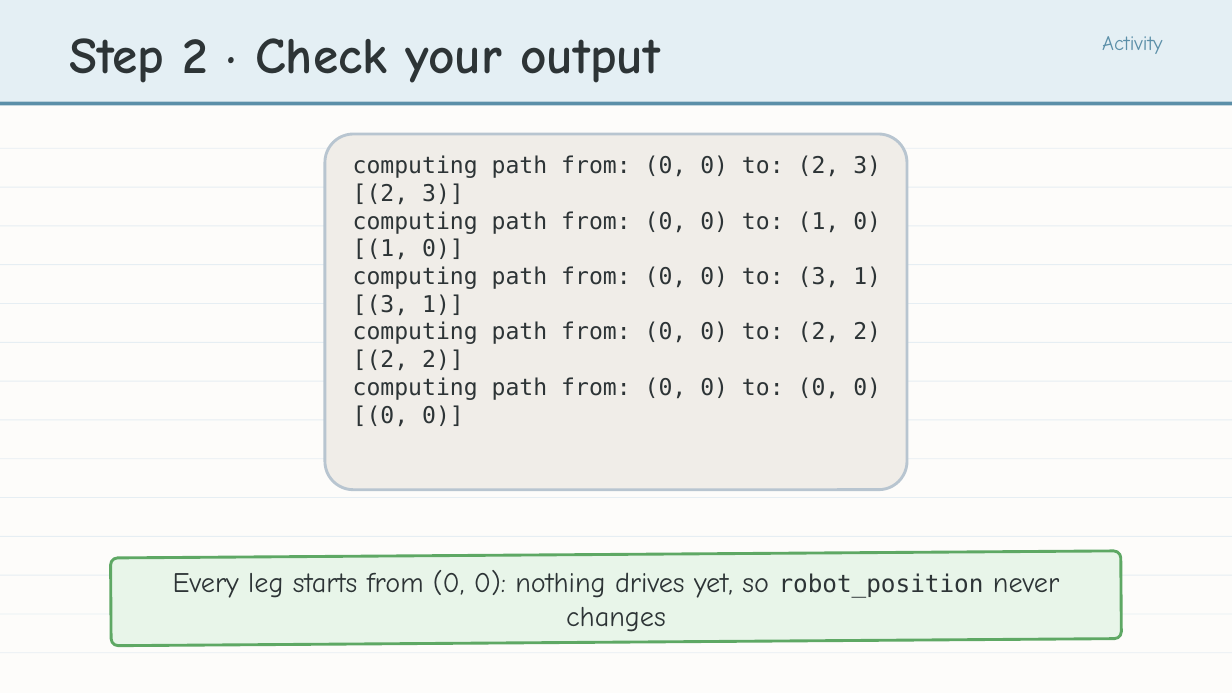
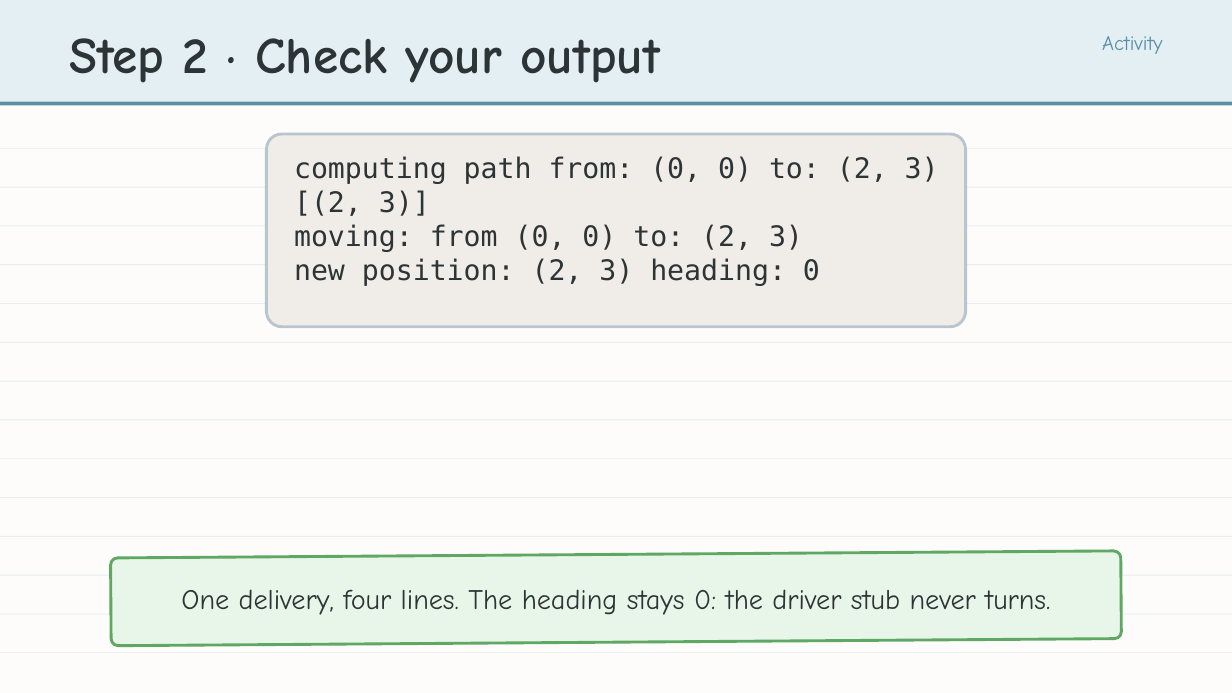
Before and after one commit to bradamiller/LearningPython, a slide deck: slide 14 of static/slides/module-04-manhattan/module-4-lesson-01-the-main-program.pptx. Drawn at 1232x693 pixels with LibreOffice and Linux fonts; fonts in the diff are those of the drawing. Boxes give left, top, right and bottom in pixels: in the first picture for what was removed or moved away, otherwise in the second. Text is boxed around its words. In the diff, an @@ line names an element or a change of style, - is before the commit and + after.

```diff
--- a/static/slides/module-04-manhattan/module-4-lesson-01-the-main-program.pptx
+++ b/static/slides/module-04-manhattan/module-4-lesson-01-the-main-program.pptx
@@ rounded rectangle: place and size @@
-rounded rectangle at <box>325,134,908,490</box>
+rounded rectangle at <box>266,134,966,327</box>
@@ text "computing path from: (0, 0) ...": place and size @@
-text "computing path from: (0, 0) ..." at <box>353,155,881,427</box>
+text "computing path from: (0, 0) ..." at <box>294,156,939,286</box>
@@ text at <box>294,156,939,216</box>: size 18 to 22 pt in "computing path from: (0, 0) to: (2, ...", "[(2, 3)]" @@
@@ text at <box>294,224,820,286</box>: text changed; size 18 to 22 pt @@
-computing path from: (0, 0) to: (1, 0)
-[(1, 0)]
-computing path from: (0, 0) to: (3, 1)
-[(3, 1)]
-computing path from: (0, 0) to: (2, 2)
-[(2, 2)]
-computing path from: (0, 0) to: (0, 0)
-[(0, 0)]
+moving: from (0, 0) to: (2, 3)
+new position: (2, 3) heading: 0
@@ text at <box>181,589,1050,615</box>: text changed @@
-Every leg starts from (0, 0): nothing drives yet, so robot_position never changes
+One delivery, four lines. The heading stays 0: the driver stub never turns.
```
Also in this commit, not shown: 16 other slides changed, 10 slides added, 5 other files.
